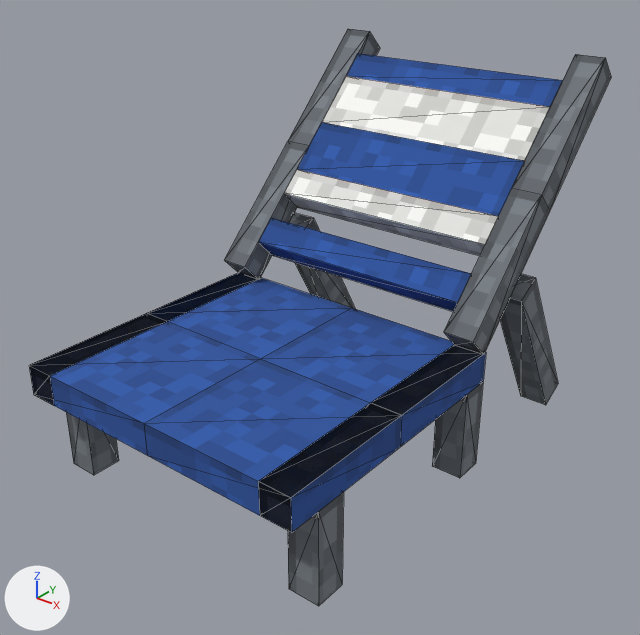
The glTF model art/props-3d/props/blocky/beachChair_0.glb: old version first, new version second.
Rendered twice from a 50 mm camera at (0.986, -1.276, 1.032) aimed at (0.006, -0.051, 0.273). The axes (+X, +Y, +Z) are drawn at lower left. The lights are the same throughout. The older version comes first. Mesh edges are drawn as thin lines. Vertices at exactly the same position are counted once.

In view in the first picture: 'beachChair_0'.
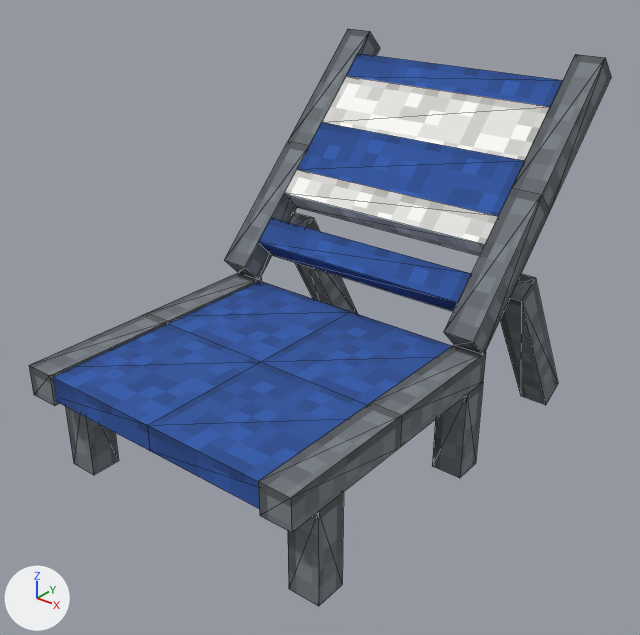
Boxes (x1, y1, x2, y2) around the edits, measured in the pictures (640 x 635 px):
part 1 of me_beachchair_0, added (blue): after (53, 281, 452, 509)
part 2 of me_beachchair_0, cut back (blue): before (29, 273, 483, 530)
part 3 of me_beachchair_0, surface changed: (291, 353, 486, 532) in both

The change, as a list of edits to the scene's bpy script:
```text
Change me_beachchair_0:
    used by ob_beachchair_0; location = (0.0, 0.0, 0.0)
    remove me_beachchair_0.from_pydata(...)  # 148 vertices, 236 faces; spans x -0.312..0.312, y -0.5..0.496, z -0.016..0.735
    add me_beachchair_0.from_pydata(...)  # 166 vertices, 244 faces; spans x -0.312..0.312, y -0.5..0.496, z -0.016..0.735
    me_beachchair_0 part 1: a new loose piece of 18 vertices spanning x -0.306..0.306, y -0.494..0.056, z 0.193..0.244, in mat_blockyprops (picture img_blockyatlas)
    me_beachchair_0 part 2
    6 vertices are removed from x 0.0, y -0.5..0.062, z 0.188..0.25
    24 faces are deleted
    6 vertices are added at (0.0, 0.056, 0.193), (-0.306, 0.056, 0.193), (0.306, 0.056, 0.193), (-0.306, 0.056, 0.244), (0.0, 0.056, 0.244), (0.306, 0.056, 0.244)
    4 new faces join them
    me_beachchair_0 part 3: 8 kept faces spanning x -0.312..0.312, y -0.5..0.062, z 0.188..0.25 get new texture (UV) coordinates
```
